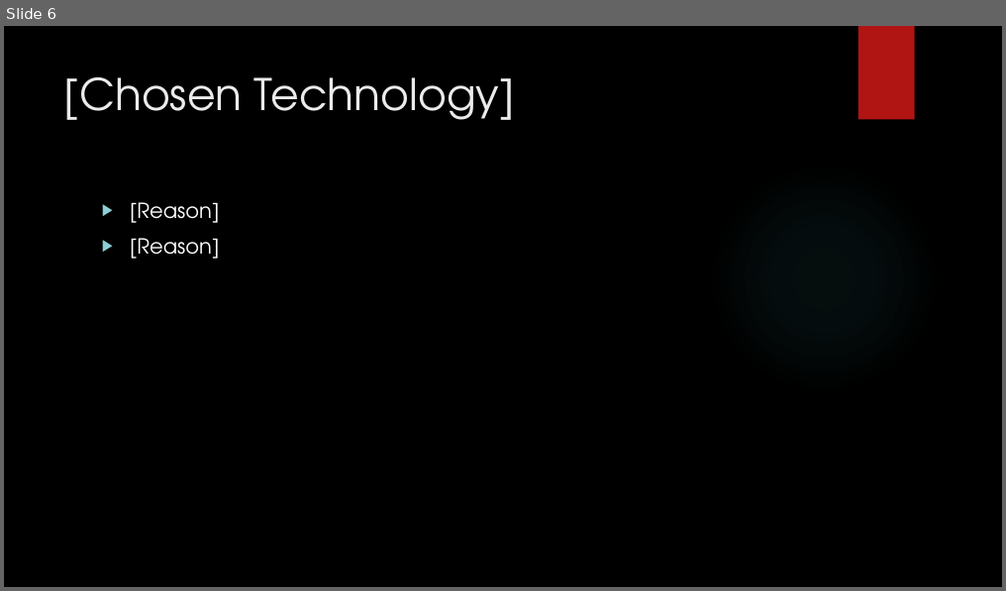
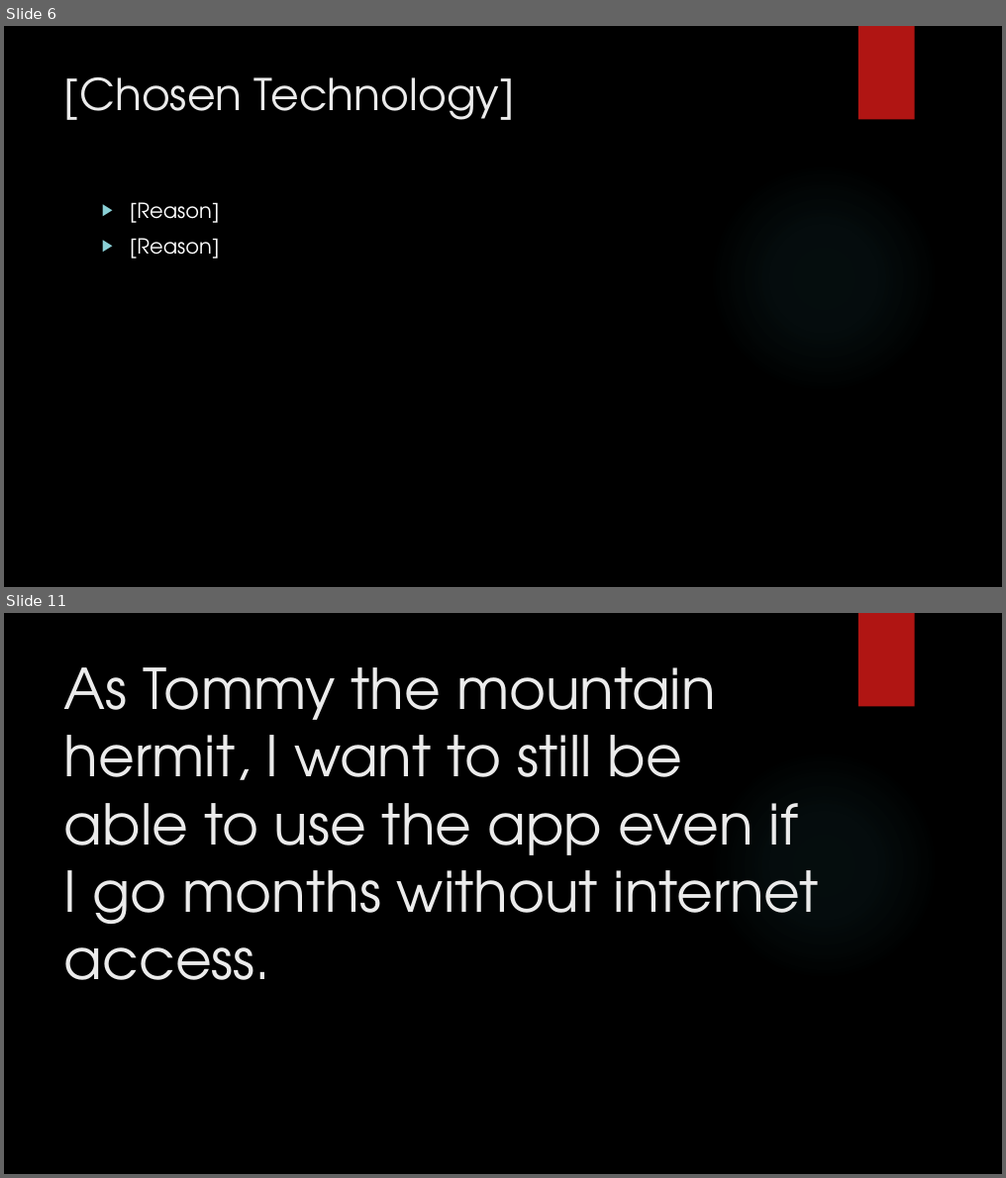
Before and after one commit to junmin-yee/Landmarked, a slide deck: Technology Presentation.pptx. Shown one above the other, each under a label of ours: slide 6 before the commit, slides 6 and 11 after it; the slides between them are not shown. The pictures are 1006x591 and 1006x1178 pixels, drawn with LibreOffice and Linux fonts; fonts in the diff are those of the drawing; background and template pictures are left out. Boxes give left, top, right and bottom in pixels: in the first picture for what was removed or moved away, otherwise in the second. Text is boxed around its words. In the diff, an @@ line names an element or a change of style, - is before the commit and + after.

```diff
--- a/Technology Presentation.pptx
+++ b/Technology Presentation.pptx
@@ slide 11 added at [4, 613, 1002, 1174], background picture (left out); not listed: 2 template elements that a slide beside it also shows @@
@@ title added at [64, 667, 819, 980], 54 pt, text #EBEBEB @@
+As Tommy the mountain hermit, I want to still be able to use the app even if I go months without internet access.
```
Also in this commit, not shown: 52 other slides added, 1 slide removed.
